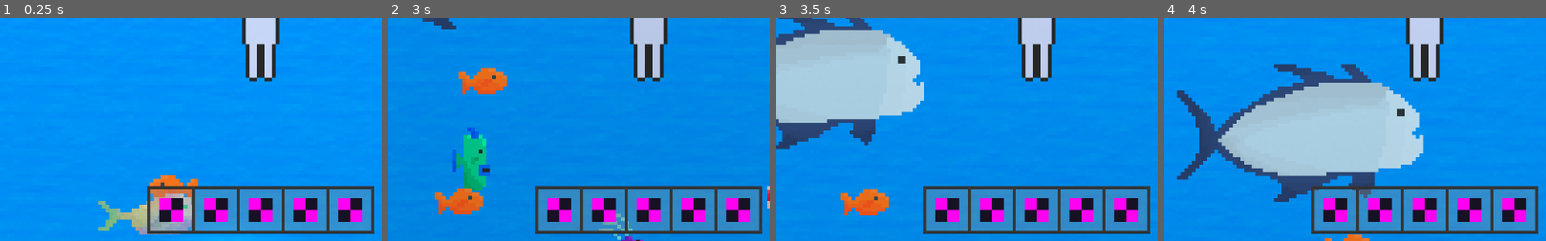
Above: before the commit, frames 1-4 (left to right).
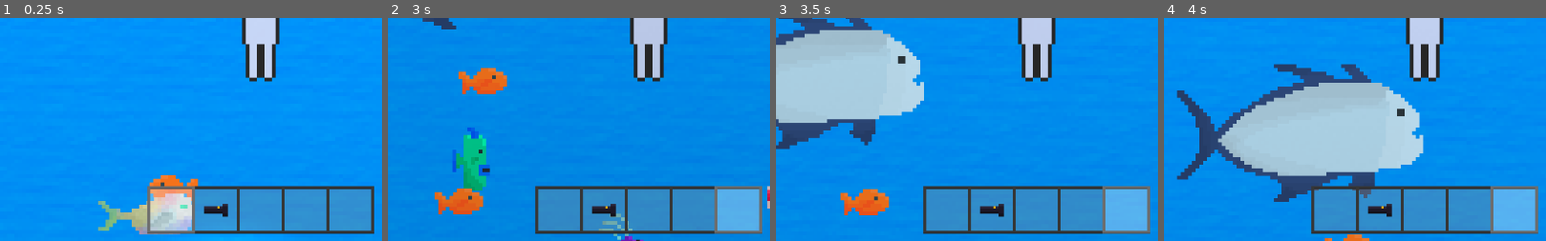
Above: after the commit, the same moments.

Repository: eliaperantoni/fisherman
Game: Godot game, scene res://scenes/main/Main.tscn
The game is run twice, just before and just after one commit, with the same random seed, the same clock (stepped at 60 frames per second) and the same inputs.
Inputs (mouse positions are % of the whole screen's width and height, from its top left):
- Up to frame 1 (0.25 s): no input
- Up to frame 2 (3 s): tap Enter at 0.5 s; move the mouse to (72, 45) at 0.52 s; hold Right (ui_right) 0.53-1.28 s; click (72, 45) at 0.6 s; move the mouse to (30, 55) at 1.27 s; hold Down (ui_down) 1.28-2.03 s; tap Shift at 1.35 s; move the mouse to (60, 28) at 2.02 s; hold Right (ui_right) 2.03-2.78 s; tap 1 at 2.1 s; move the mouse to (45, 70) at 2.77 s; hold Up (ui_up) from 2.78 s (still down); tap 5 at 2.85 s
- Up to frame 3 (3.5 s): keep holding Up (ui_up)
- Up to frame 4 (4 s): move the mouse to (80, 65) at 3.52 s; release Up (ui_up) at 3.53 s; hold Left (ui_left) from 3.53 s (still down); click (80, 65) at 3.6 s
The pictures show only the part of the screen within x 16-66%, y 48-98%; the shares and areas given below are measured in that part.

The runs differ from the first frame. In frame 1, 5.4% of the frame differs, in the area x 38-95%, y 75-97%; in frame 2, 5.4%; in frame 3, 5.4%; in frame 4, 5.4%.

Commit message:
Tools textures

Diff:
--- a/scenes/interface/ToolDisplay.tscn
+++ b/scenes/interface/ToolDisplay.tscn
@@ -25,6 +25,7 @@
 margin_right = 16.0
 margin_bottom = 16.0
 texture = ExtResource( 2 )
+stretch_mode = 6
 __meta__ = {
 "_edit_use_anchors_": false
 }
--- a/scenes/interface/ToolbeltDisplay.tscn
+++ b/scenes/interface/ToolbeltDisplay.tscn
@@ -18,31 +18,31 @@
 "_edit_use_anchors_": false
 }
 
-[node name="TextureRect" parent="." instance=ExtResource( 1 )]
+[node name="ToolDisplay0" parent="." instance=ExtResource( 1 )]
 anchor_left = 0.0
 anchor_right = 0.0
 margin_left = 0.0
 margin_right = 64.0
 
-[node name="TextureRect2" parent="." instance=ExtResource( 1 )]
+[node name="ToolDisplay1" parent="." instance=ExtResource( 1 )]
 anchor_left = 0.0
 anchor_right = 0.0
 margin_left = 60.0
 margin_right = 124.0
 
-[node name="TextureRect3" parent="." instance=ExtResource( 1 )]
+[node name="ToolDisplay2" parent="." instance=ExtResource( 1 )]
 anchor_left = 0.0
 anchor_right = 0.0
 margin_left = 120.0
 margin_right = 184.0
 
-[node name="TextureRect4" parent="." instance=ExtResource( 1 )]
+[node name="ToolDisplay3" parent="." instance=ExtResource( 1 )]
 anchor_left = 0.0
 anchor_right = 0.0
 margin_left = 180.0
 margin_right = 244.0
 
-[node name="TextureRect5" parent="." instance=ExtResource( 1 )]
+[node name="ToolDisplay4" parent="." instance=ExtResource( 1 )]
 anchor_left = 0.0
 anchor_right = 0.0
 margin_left = 240.0
--- a/scenes/interface/toolbelt_display.gd
+++ b/scenes/interface/toolbelt_display.gd
@@ -13,4 +13,8 @@
 	get_child(new_tool_i).show_behind_parent = false
 
 func on_toolset_changed(toolset):
-	print(toolset)
+	for i in 5:
+		var texture
+		if i in toolset:
+			texture = toolset[i].texture
+		get_child(i).get_node("Tool").texture = texture
--- a/scenes/main/main.gd
+++ b/scenes/main/main.gd
@@ -1,6 +1,18 @@
 extends Node2D
+
+onready var player = $Player
+onready var deep_counter = $CanvasLayer/Interface/DeepCounter
+onready var life_bar = $CanvasLayer/Interface/LifeBar
+onready var oxygen_bar =$CanvasLayer/Interface/OxygenBar
+onready var toolbelt = $Player/Toolbelt
+onready var toolbelt_display = $CanvasLayer/Interface/Toolbelt
 
 func _ready():
 	Input.set_mouse_mode(Input.MOUSE_MODE_HIDDEN)
-	$Player.connect("player_moved", $CanvasLayer/Interface/DeepCounter, "on_player_moved")
-	$Player.connect("oxygen_modified", $CanvasLayer/Interface/OxygenBar, "on_oxygen_changed")
+
+	player.connect("player_moved", deep_counter, "on_player_moved")
+	player.connect("oxygen_modified", oxygen_bar, "on_oxygen_changed")
+	toolbelt.connect("tool_changed", toolbelt_display, "on_tool_changed")
+
+	toolbelt_display.on_toolset_changed(toolbelt.tools)
+	toolbelt_display.on_tool_changed(0, toolbelt.current_tool_i)
--- a/scenes/tools/toolbelt.gd
+++ b/scenes/tools/toolbelt.gd
@@ -9,16 +9,17 @@
 
 var current_tool_i setget set_current_tool_i
 var tools = {
-	1: preload("res://scenes/tools/hand_tools/Flashlight.tscn").instance()
+	1: {
+		obj = preload("res://scenes/tools/hand_tools/Flashlight.tscn").instance(),
+		texture = preload("res://scenes/tools/hand_tools/assets/flashlight.png")
+	}
 }
 
 func _ready():
 	for key in tools:
-		tools[key].player = player
+		tools[key].obj.player = player
 
 	self.current_tool_i = 0
-
-	emit_signal("toolset_changed", tools)
 
 func set_current_tool_i(new_tool_i):
 	print("[TOOLBELT] Switching tool to %d" % new_tool_i)
@@ -26,12 +27,12 @@
 	emit_signal("tool_changed", current_tool_i, new_tool_i)
 
 	if current_tool_i in tools:
-		tools[current_tool_i].deactivate()
+		tools[current_tool_i].obj.deactivate()
 
 	current_tool_i = new_tool_i
 
 	if new_tool_i in tools:
-		tools[current_tool_i].activate()
+		tools[current_tool_i].obj.activate()
 
 func switch_tool_if_different(new_tool_i):
 	if new_tool_i != current_tool_i:
